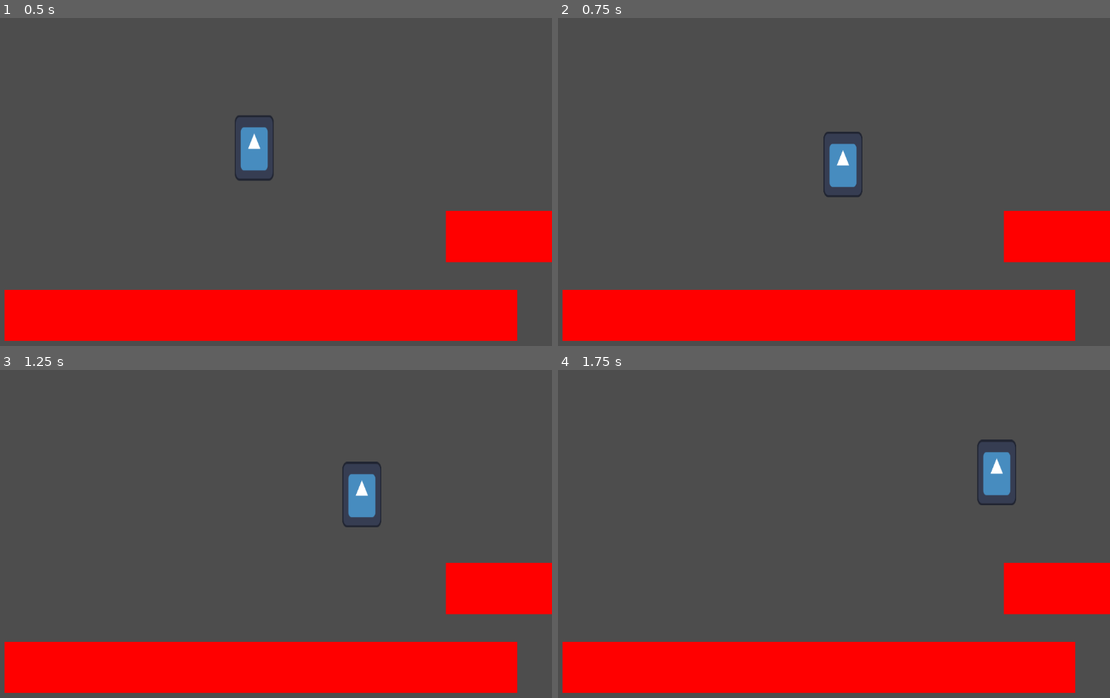
Above: before the commit, frames 1-4 (two rows, left to right).
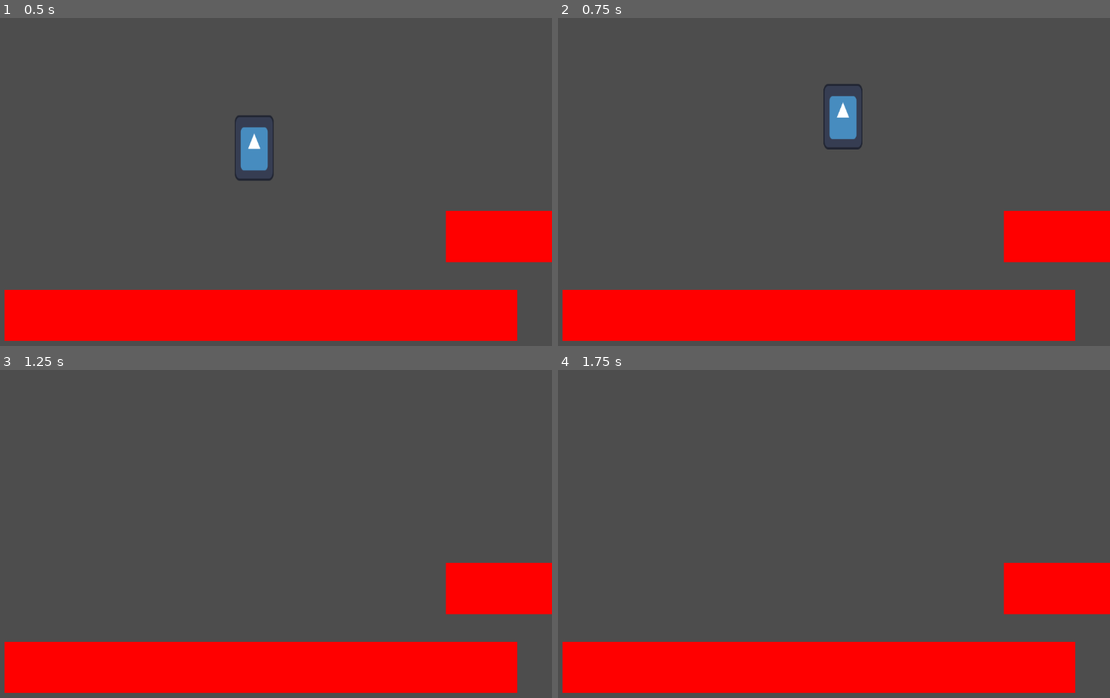
Above: after the commit, the same moments.

Repository: moaatt2/My-First-Game
Game: Godot game, scene res://scenes/world.tscn
Same seed, same stepped clock (60 frames per second), same inputs: the game is played once before the commit and once after it. The engine's default icon, where the game draws it, is replaced by a stand-in: a white triangle on a blue panel in a dark square.
Inputs:
- Up to frame 1 (0.5 s): no input
- Up to frame 2 (0.75 s): hold D (move_right) from 0.53 s (still down); tap Space (jump) at 0.6 s
- Up to frame 3 (1.25 s): keep holding D (move_right); tap Space (jump) at 0.77, 1.07 s
- Up to frame 4 (1.75 s): keep holding D (move_right); tap Space (jump) at 1.35, 1.52 s

Frame 1 is identical in both runs. In frame 2, 1.6% of the frame differs, in the area x 48-56%, y 20-55%; in frame 3, 0.9%; in frame 4, 0.9%.

Commit message:
Play around with player jump force.

Diff:
--- a/scenes/player.tscn
+++ b/scenes/player.tscn
@@ -8,6 +8,7 @@
 
 [node name="Player" type="CharacterBody2D"]
 script = ExtResource("1_g2els")
+jump_force = 1000
 
 [node name="Sprite2D" type="Sprite2D" parent="."]
 position = Vector2(0, -65)
